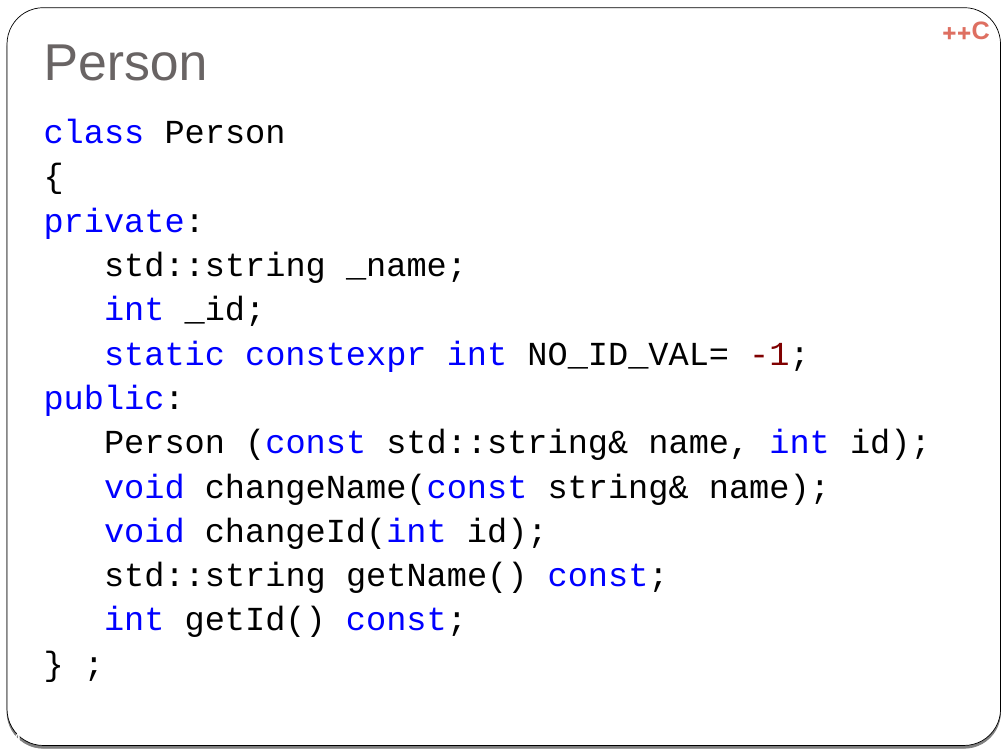
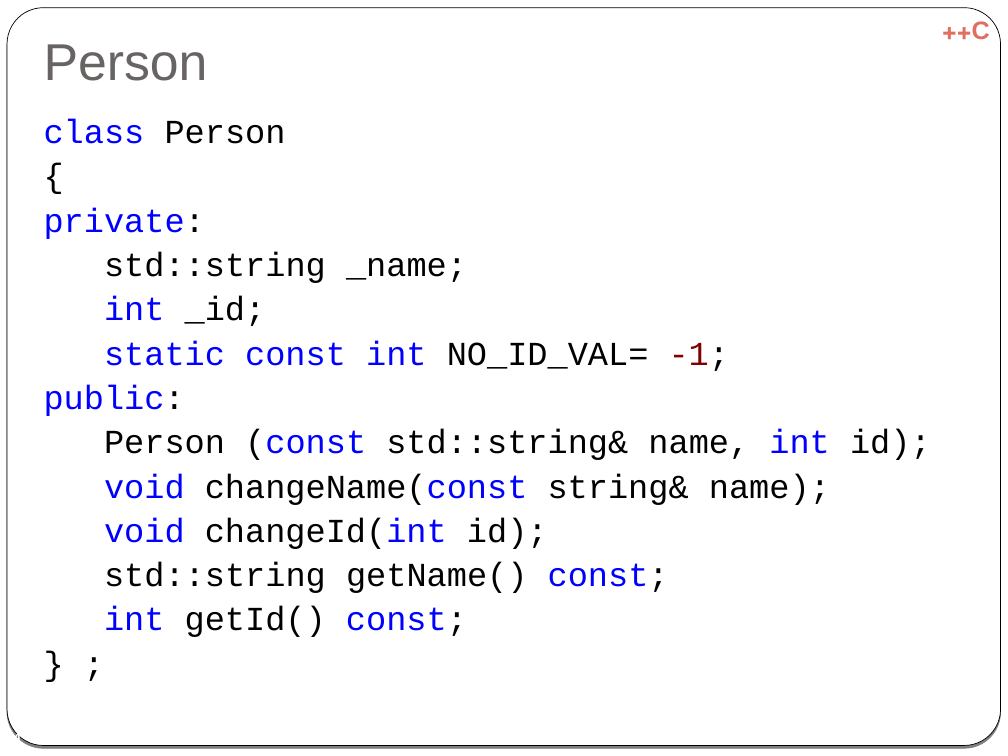
Before and after one commit to cpp-at-ariel/cpp-5778, a slide deck: slide 4 of week06-inheritance/slides-inheritance.odp. Drawn at 1008x756 pixels with LibreOffice and Linux fonts; fonts in the diff are those of the drawing. Boxes give left, top, right and bottom in pixels: in the first picture for what was removed or moved away, otherwise in the second. Text is boxed around its words. In the diff, an @@ line names an element or a change of style, - is before the commit and + after.

```diff
--- a/week06-inheritance/slides-inheritance.odp
+++ b/week06-inheritance/slides-inheritance.odp
@@ text at (44,118,931,637): text changed @@
-class Person
-{
-private:
-std::string _name;
-int _id;
-static constexpr int NO_ID_VAL= -1;
-public:
-Person (const std::string& name, int id);
-void changeName(const string& name);
-void changeId(int id);
-std::string getName() const;
-int getId() const;
-} ;
+class Person
+{
+private:
+std::string _name;
+int _id;
+static const int NO_ID_VAL= -1;
+public:
+Person (const std::string& name, int id);
+void changeName(const string& name);
+void changeId(int id);
+std::string getName() const;
+int getId() const;
+} ;
```
Also in this commit, not shown: 7 other slides changed, 1 slide added, 1 slide removed, 3 other files.
